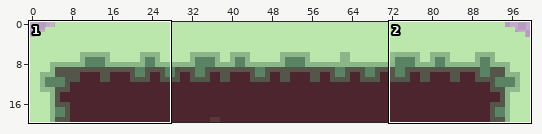
Two states of a sprite sheet, assets/world/platform.png. Above: a wide view before the commit, with the close-up outlined.
Close-up. The starting point:
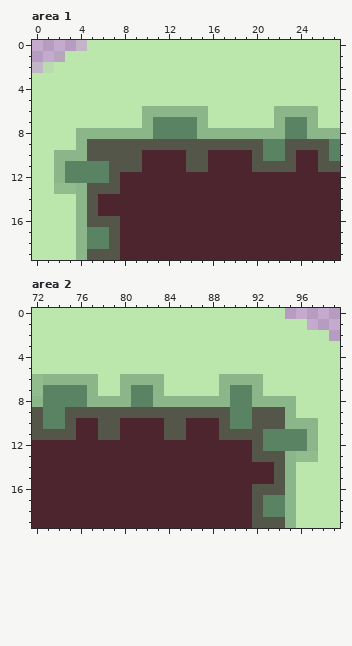
The file is 100x20 pixels. Pixels under 10% opacity are left out. Colours within 5 levels of each other are drawn and written as one. Shown: area 1: x 0..27, y 0..19; area 2: x 72..99, y 0..19.
The result:
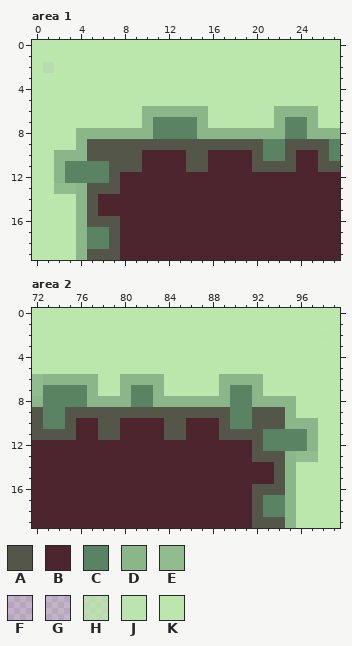
Palette (. is transparent): A #54564a  B #4d252f  C #5a8364  D #8bb689  E #90bc8e  F #bbe7ad1e  G #bbe7ad2d  H #bbe7add4  J #bbe7adf5  K #bbe7ad
Change:
Area 1:
The edit adds colour K in row 0 at x 0 to 3; in row 1 at x 0 to 1.
Colour F gives way to colour K in row 1 at x 2.
Colour G gives way to colour K in row 0 at x 4; in row 2 at x 0.
Area 2:
The edit adds colour K in row 0 at x 95 to 99; in row 1 at x 97 to 99; in row 2 at x 99.
Colour J gives way to colour K in row 0 at x 94.
Where, in picture pixels (left, top, right, bottom), the same in both close-ups:
changed: (32, 40, 87, 73)
changed: (274, 308, 340, 341)
